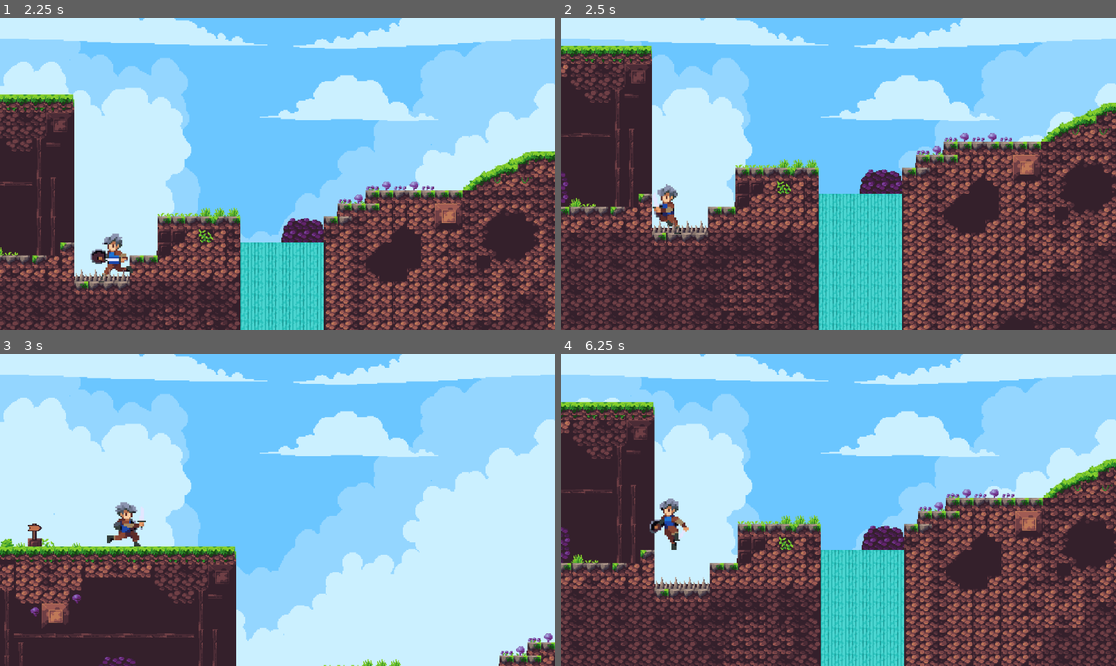
Above: before the commit, frames 1-4 (two rows, left to right).
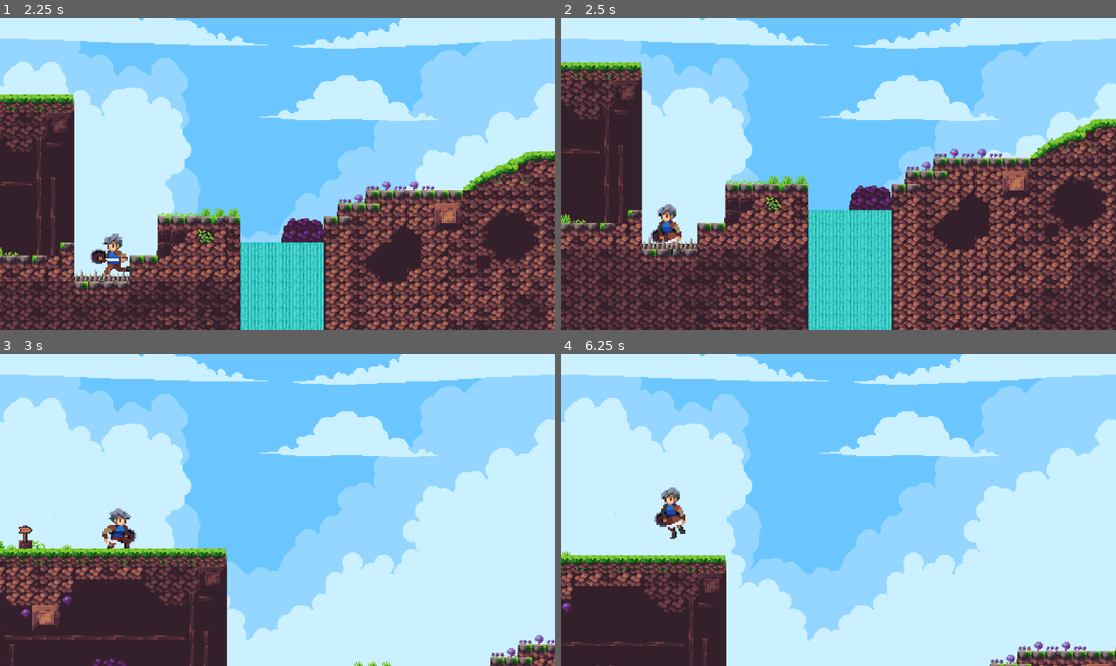
Above: after the commit, the same moments.

Repository: ozimmortal/rune-fall
Game: Godot game, scene res://scenes/game.tscn
Two runs of this game, one before a commit and one after it. Both use one fixed random seed, a clock stepped at 60 frames per second and the inputs below.
Inputs:
- Up to frame 1 (2.25 s): tap Enter (ui_accept) at 0.5, 0.77, 1.52 s; hold Right (ui_right) 0.53-2.03 s; hold Left (ui_left) from 2.03 s (still down)
- Up to frame 2 (2.5 s): keep holding Left (ui_left)
- Up to frame 3 (3 s): release Left (ui_left) at 2.78 s; hold Right (ui_right) from 2.78 s (still down)
- Up to frame 4 (6.25 s): tap Enter (ui_accept) at 3.02, 3.77, 4.52, 6.02 s; release Right (ui_right) at 4.28 s; hold Left (ui_left) 4.28-5.03 s; hold Right (ui_right) 5.03-5.78 s; hold Left (ui_left) from 5.78 s (still down)

Frame 1 is identical in both runs. In frame 2, 33% of the frame differs, in the area x 0-100%, y 8-100%; in frame 3, 7.3%; in frame 4, 49%, in the area x 0-100%, y 15-100%.

Commit message:
Fix killzone logic to ensure player collision triggers timer correctly

Diff:
--- a/scripts/killzone.gd
+++ b/scripts/killzone.gd
@@ -4,6 +4,8 @@
 
 func _on_body_entered(body: Node2D) -> void:
 	if body.name == "Player":
+		Engine.time_scale = 0.5
+		body.get_node("CollisionShape2D").queue_free()
 		timer.start()
 
 
